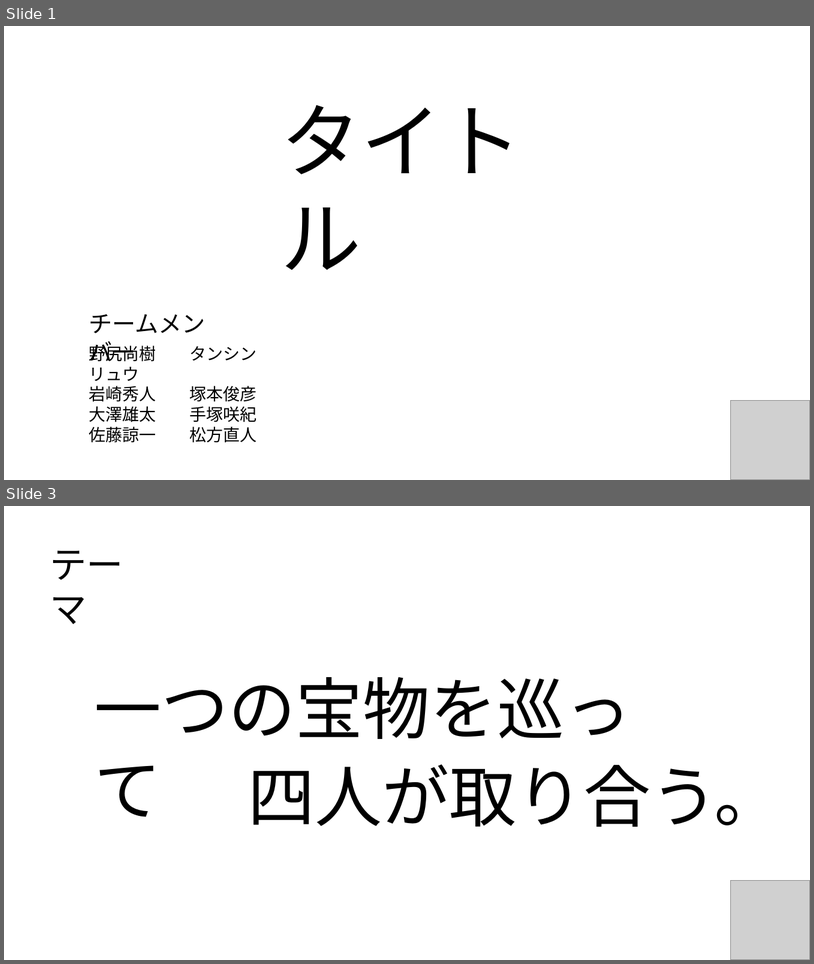
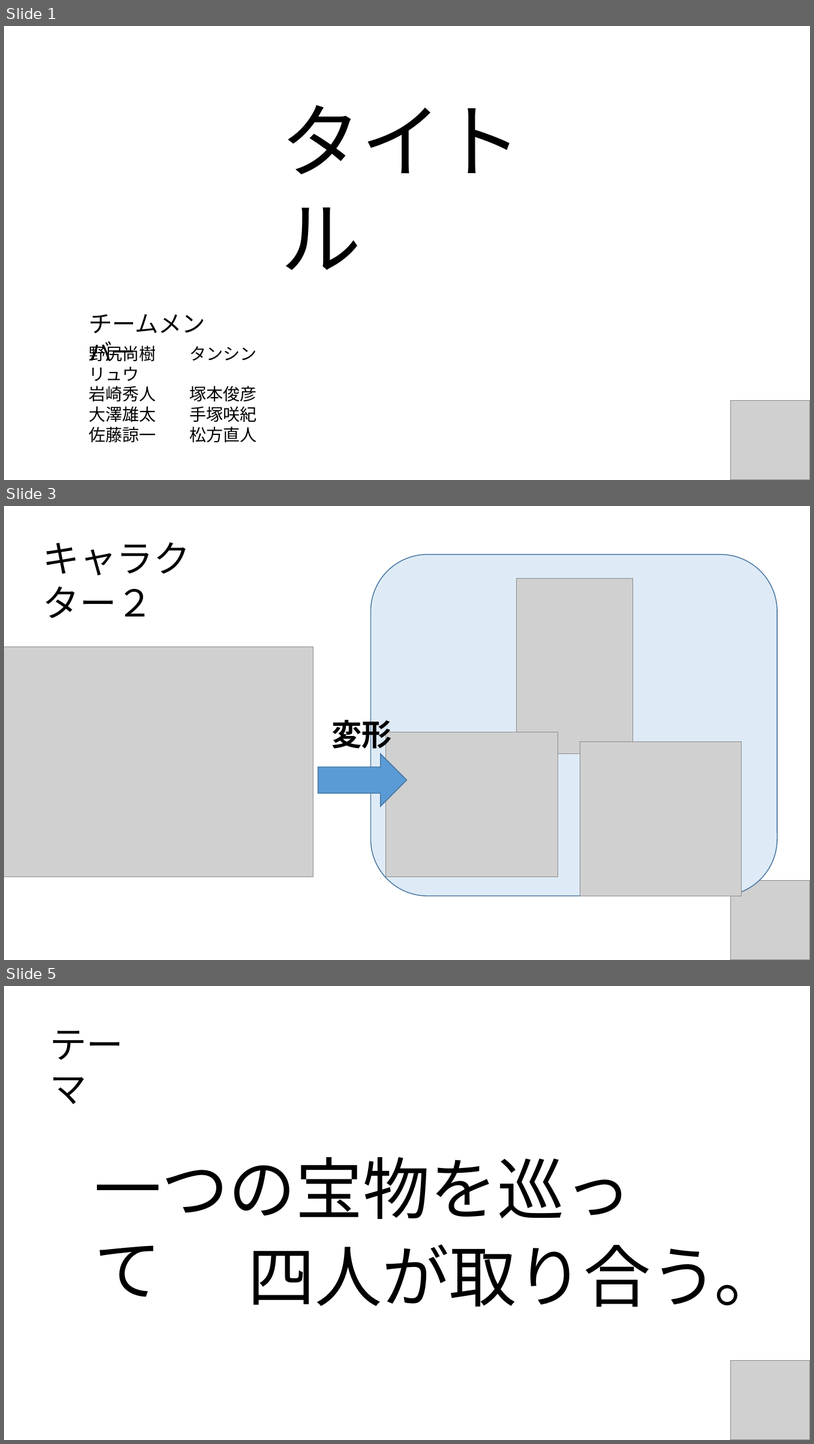
Before and after one commit to CaseStudyG18/master, a slide deck: G18_プレゼン用PWP.pptx. Shown one above the other, each under a label of ours: slides 1 and 3 before the commit, slides 1, 3 and 5 after it; the slides between them are not shown. The pictures are 814x964 and 814x1444 pixels, drawn with LibreOffice and Linux fonts; fonts in the diff are those of the drawing; grey boxes stand for pictures. Boxes give left, top, right and bottom in pixels: in the first picture for what was removed or moved away, otherwise in the second. Text is boxed around its words. In the diff, an @@ line names an element or a change of style, - is before the commit and + after.

```diff
--- a/G18_プレゼン用PWP.pptx
+++ b/G18_プレゼン用PWP.pptx
@@ slide 3 added at box(4, 506, 810, 960), background #FFFFFF @@
@@ text added at box(43, 542, 191, 618), 44 pt, text #000000 @@
+キャラクター２
@@ rounded rectangle added at box(371, 555, 778, 895), fill #DEEBF7, outline #43739E 1 pt @@
@@ picture added at box(517, 578, 633, 753) @@
@@ picture added at box(4, 647, 313, 877) @@
@@ text added at box(332, 715, 392, 753), 36 pt, text #000000, bold @@
+変形
@@ picture added at box(386, 732, 558, 876) @@
@@ right arrow added at box(318, 753, 408, 806), fill #5B9BD5, outline #43739E 1 pt @@
@@ picture added at box(581, 742, 741, 895) @@
@@ picture added at box(731, 880, 810, 960) @@
@@ what was slide 3 is now slide 5 @@
```
Also in this commit, not shown: 2 slides changed, 2 other slides added, 1 slide removed, 1 other file.
